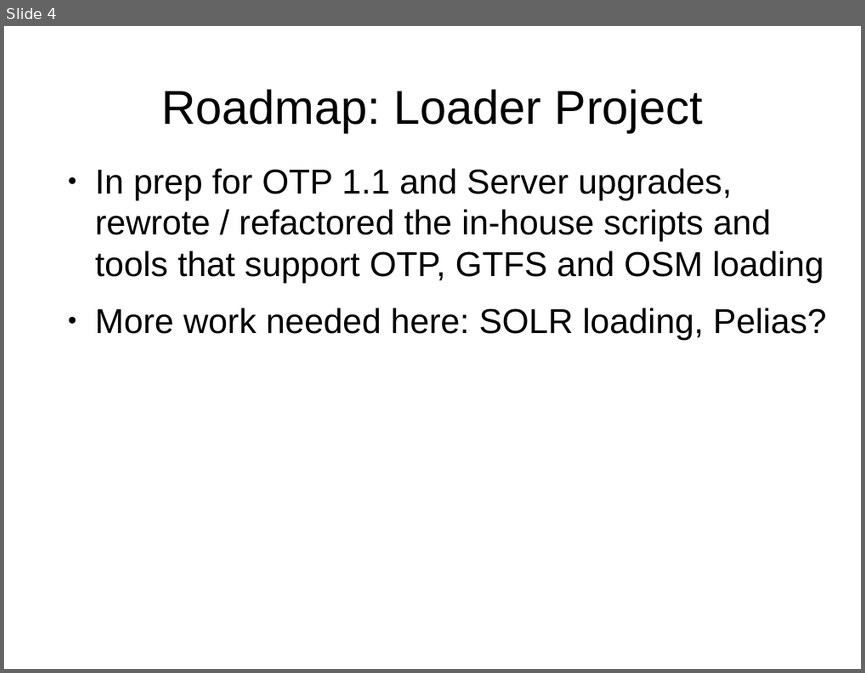
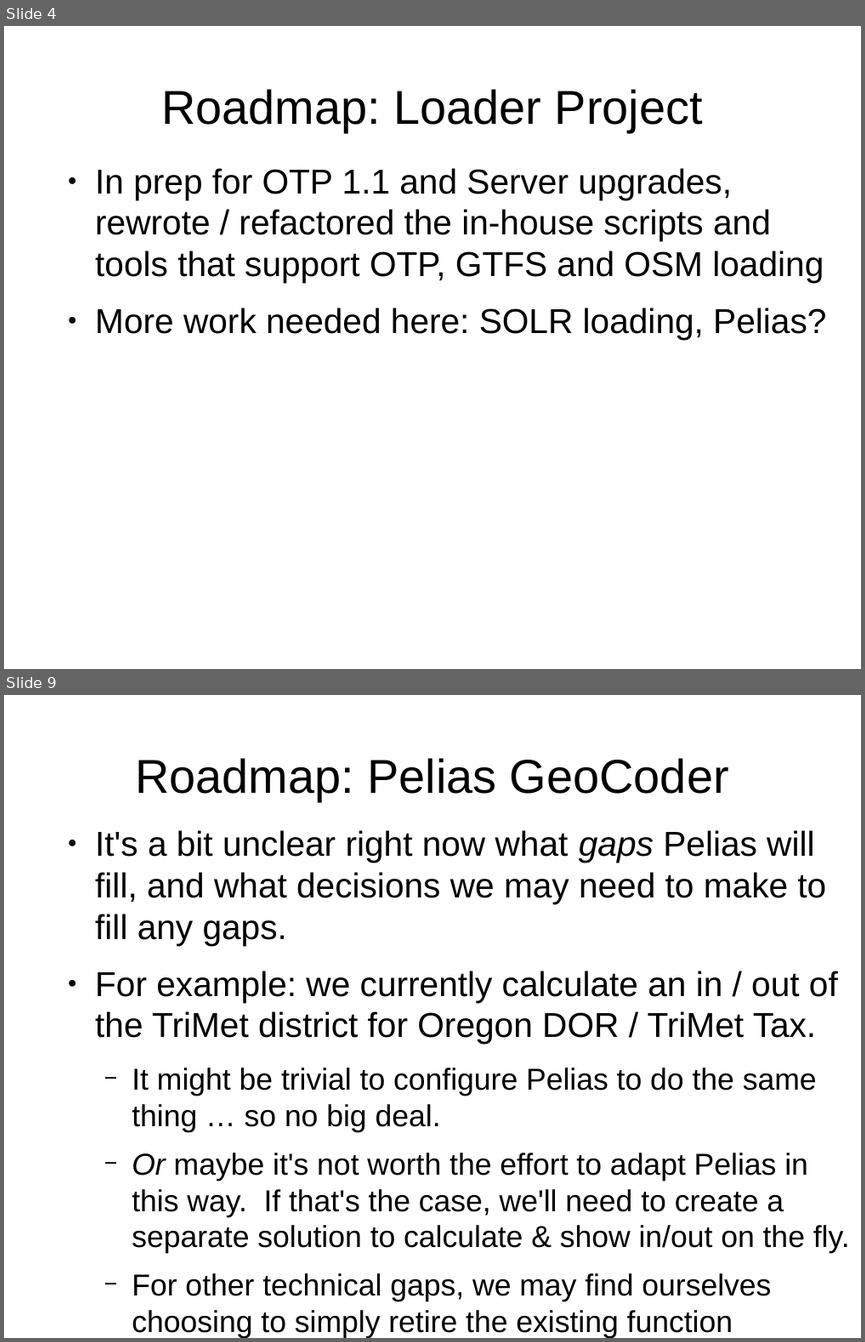
Before and after one commit to OpenTransitTools/docs, a slide deck: trimet/TriMet Roadmap 2017.odp. Shown one above the other, each under a label of ours: slide 4 before the commit, slides 4 and 9 after it; the slides between them are not shown. The pictures are 865x673 and 865x1342 pixels, drawn with LibreOffice and Linux fonts; fonts in the diff are those of the drawing. Boxes give left, top, right and bottom in pixels: in the first picture for what was removed or moved away, otherwise in the second. Text is boxed around its words. In the diff, an @@ line names an element or a change of style, - is before the commit and + after.

Commit message:
more roadmap

```diff
--- a/trimet/TriMet Roadmap 2017.odp
+++ b/trimet/TriMet Roadmap 2017.odp
@@ slide 9 added at [4, 695, 861, 1338], background #FFFFFF @@
@@ title added at [135, 758, 729, 801], 44 pt, text #000000 @@
+Roadmap: Pelias GeoCoder
@@ text added at [95, 830, 850, 1338], 28 pt, text #000000 @@
+● It's a bit unclear right now what gaps Pelias will fill, and what decisions we may need to make to fill any gaps.
+● For example: we currently calculate an in / out of the TriMet district for Oregon DOR / TriMet Tax.
+  − It might be trivial to configure Pelias to do the same thing … so no big deal.
+  − Or maybe it's not worth the effort to adapt Pelias in this way. If that's the case, we'll need to create a separate solution to calculate & show in/out on the fly.
+  − For other technical gaps, we may find ourselves choosing to simply retire the existing function
```
Also in this commit, not shown: 2 slides changed, 3 other slides added, 9 slides removed.
